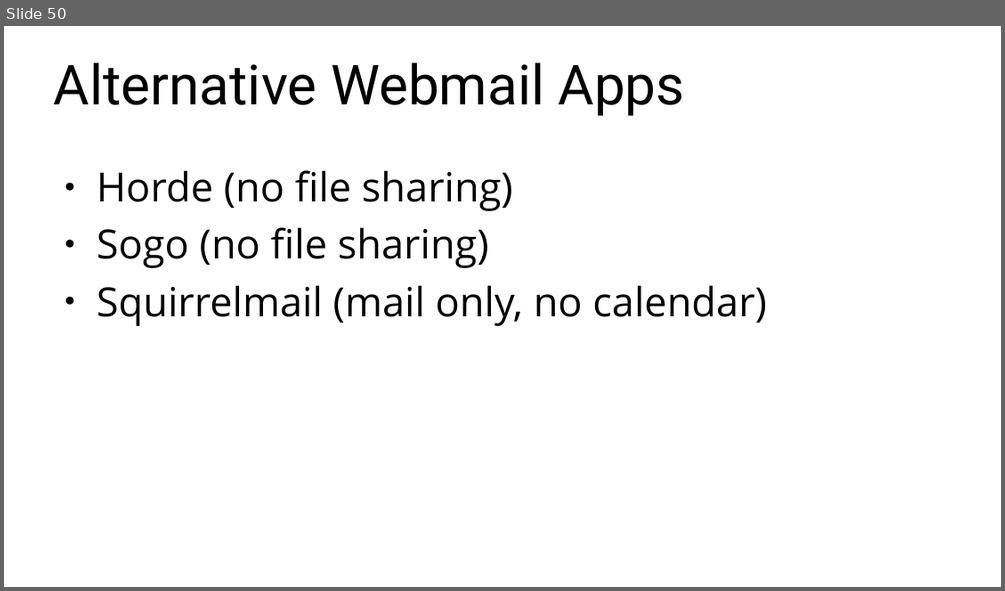
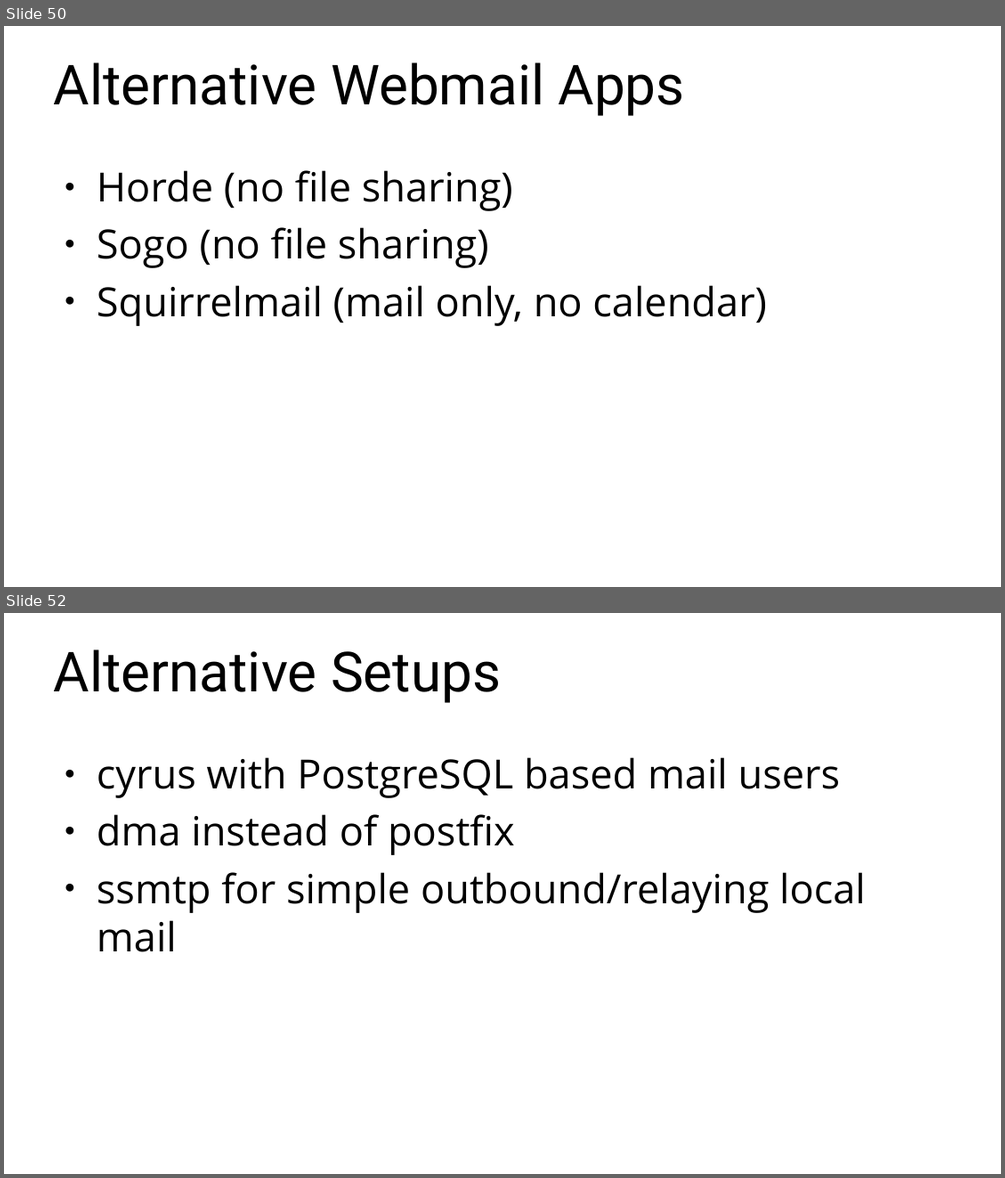
Before and after one commit to christian-moerz/eurobsdcon24, a slide deck: slides/mail server.odp. Shown one above the other, each under a label of ours: slide 50 before the commit, slides 50 and 52 after it; the slides between them are not shown. The pictures are 1005x591 and 1005x1178 pixels, drawn with LibreOffice and Linux fonts; fonts in the diff are those of the drawing. Boxes give left, top, right and bottom in pixels: in the first picture for what was removed or moved away, otherwise in the second. Text is boxed around its words. In the diff, an @@ line names an element or a change of style, - is before the commit and + after.

```diff
--- a/slides/mail server.odp
+++ b/slides/mail server.odp
@@ slide 52 added at (4, 613, 1001, 1174), background #FFFFFF @@
@@ title added at (54, 649, 501, 703), 44 pt, text #000000 @@
+Alternative Setups
@@ text added at (97, 757, 866, 952), 32 pt, text #000000 @@
+● cyrus with PostgreSQL based mail users
+● dma instead of postfix
+● ssmtp for simple outbound/relaying local mail
```
Also in this commit, not shown: 2 slides changed, 1 other slide added, 4 other files.
